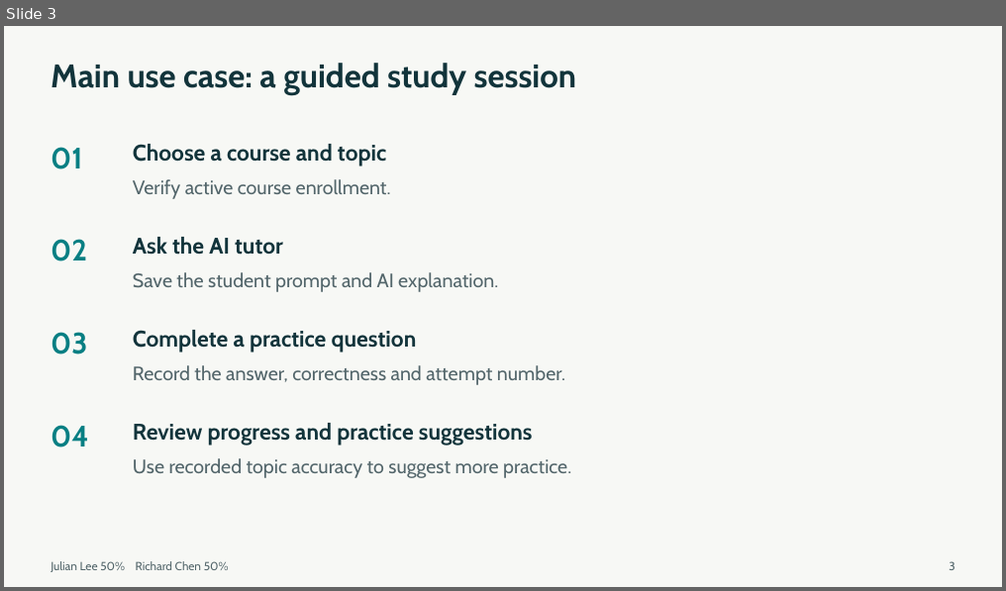
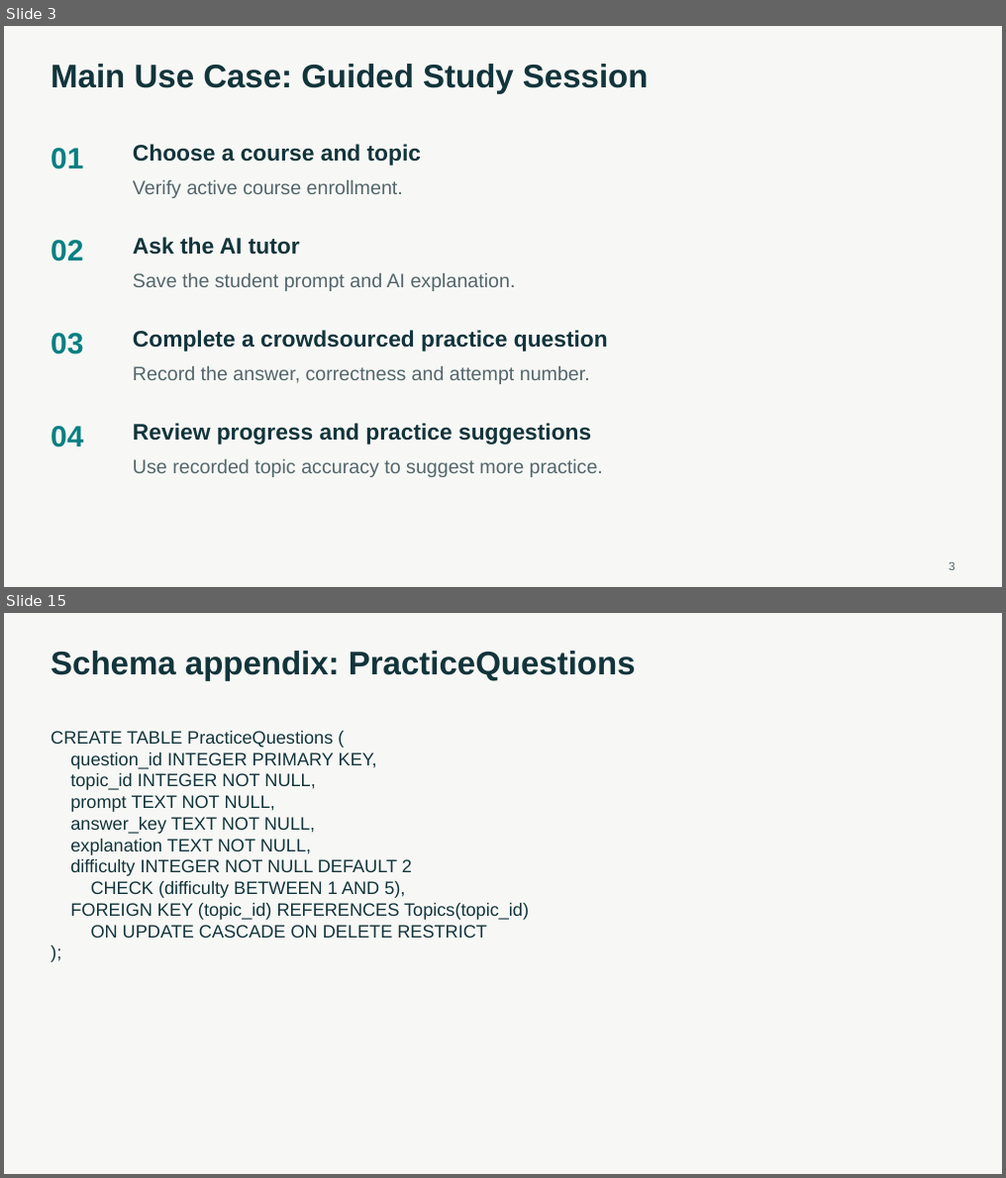
Before and after one commit to BoyManWamen/YouTutor, a slide deck: Checkpoint1-slides.pptx. Shown one above the other, each under a label of ours: slide 3 before the commit, slides 3 and 15 after it; the slides between them are not shown. The pictures are 1006x591 and 1006x1178 pixels, drawn with LibreOffice and Linux fonts; fonts in the diff are those of the drawing. Boxes give left, top, right and bottom in pixels: in the first picture for what was removed or moved away, otherwise in the second. Text is boxed around its words. In the diff, an @@ line names an element or a change of style, - is before the commit and + after.

Commit message:
Update: Checkpoint 1 specs and slides

```diff
--- a/Checkpoint1-slides.pptx
+++ b/Checkpoint1-slides.pptx
@@ slide 15 added at (4, 613, 1002, 1174), background #F7F8F5 @@
@@ text added at (51, 651, 636, 681), 31.5 pt, text #12343B, bold @@
+Schema appendix: PracticeQuestions
@@ text added at (51, 731, 529, 938), 17.2 pt, text #12343B @@
+CREATE TABLE PracticeQuestions (
+question_id INTEGER PRIMARY KEY,
+topic_id INTEGER NOT NULL,
+prompt TEXT NOT NULL,
+answer_key TEXT NOT NULL,
+explanation TEXT NOT NULL,
+difficulty INTEGER NOT NULL DEFAULT 2
+CHECK (difficulty BETWEEN 1 AND 5),
+FOREIGN KEY (topic_id) REFERENCES Topics(topic_id)
+ON UPDATE CASCADE ON DELETE RESTRICT
+);
@@ slide 3 changed as well @@
@@ text at (51, 64, 648, 94): text changed; font Cabin to Arial @@
-Main use case: a guided study session
+Main Use Case: Guided Study Session
@@ text at (133, 330, 608, 352): text changed; font Cabin to Arial @@
-Complete a practice question
+Complete a crowdsourced practice question
@@ font Cabin to Arial in 12 elements at (948, 563, 955, 570), (51, 148, 83, 170), (133, 144, 421, 166), (133, 180, 403, 198), (51, 240, 83, 262), (133, 237, 300, 255), (133, 274, 516, 291), (51, 333, 83, 355), (133, 367, 590, 384), (51, 426, 83, 448), (133, 423, 591, 444), (133, 460, 603, 477) @@
@@ text removed at (51, 562, 229, 572) @@
-Julian Lee 50% Richard Chen 50%
```
Also in this commit, not shown: 2 other slides changed, 12 other slides added, 1 slide removed, 1 other file.
